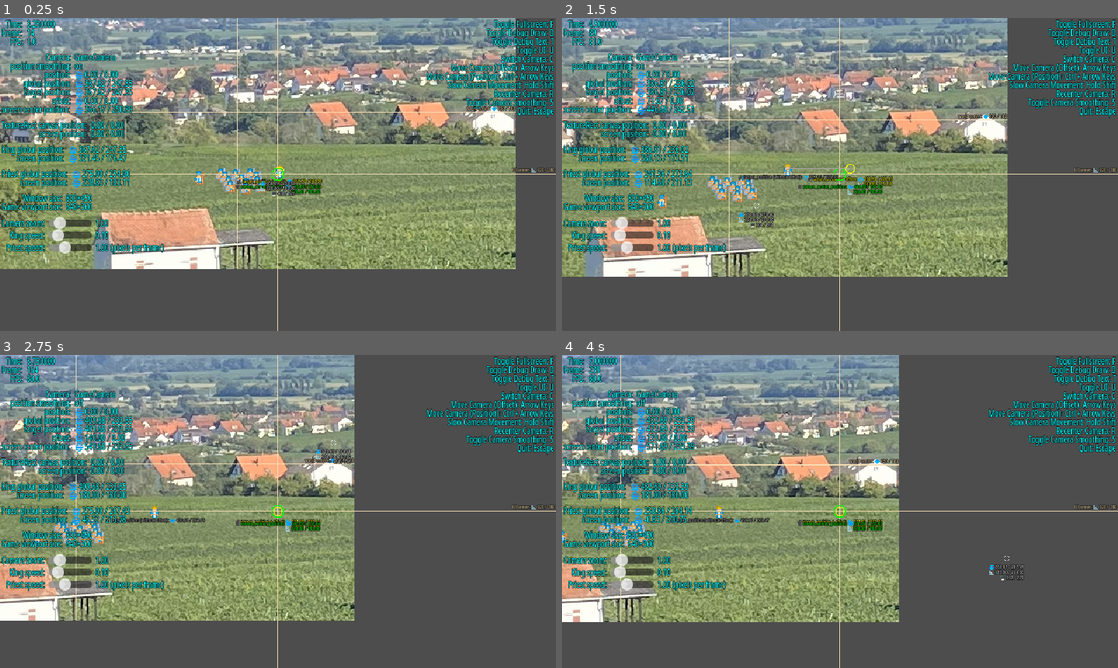
Above: before the commit, frames 1-4 (two rows, left to right).
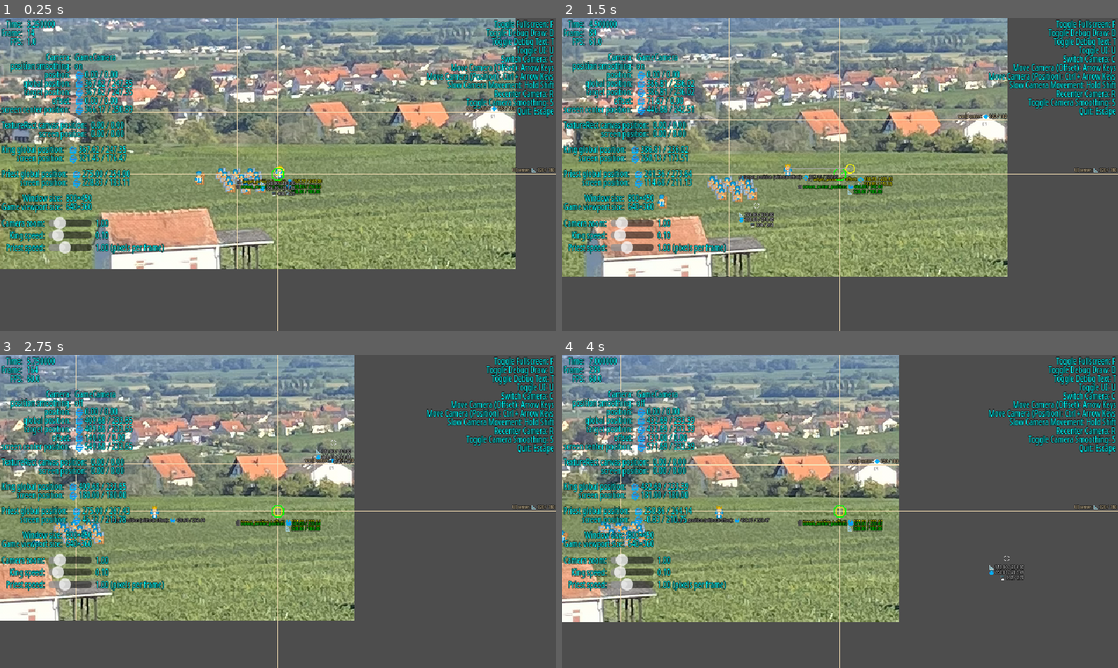
Above: after the commit, the same moments.

Repository: Toxe/godot-pixel-style
Game: Godot game, scene res://scenes/main.tscn
Same seed, same stepped clock (60 frames per second), same inputs: the game is played once before the commit and once after it.
Inputs (mouse positions are in pixels of both pictures, inside the frame that each line leads up to):
- Up to frame 1 (0.25 s): no input
- Up to frame 2 (1.5 s): tap Enter at 0.5 s; move the mouse to (962, 158) at 0.52 s; hold Right (ui_right) 0.53-1.25 s; hold R (recenter_camera) 0.53-1.25 s; click (962, 158) at 0.67 s; drag from (728, 190) to (812, 237) at 1.27 s
- Up to frame 3 (2.75 s): move the mouse to (333, 442) at 2.02 s; hold Right (ui_right) from 2.03 s (still down); hold S (toggle_camera_smoothing) from 2.03 s (still down); click (333, 442) at 2.17 s
- Up to frame 4 (4 s): release Right (ui_right) at 2.75 s; release S (toggle_camera_smoothing) at 2.75 s; drag from (812, 574) to (673, 464) at 2.77 s; move the mouse to (1006, 558) at 3.52 s; hold Left (ui_left) from 3.53 s (still down); hold Shift from 3.53 s (still down); click (1006, 558) at 3.67 s

The runs differ from the first frame. In frame 1, less than 0.1% of the frame differs, in the area x 46-54%, y 52-56%; in frame 2, less than 0.1%; in frame 3, less than 0.1%; in frame 4, less than 0.1%, in the area x 76-84%, y 66-71%.

Commit message:
Can run UI scene individually

Diff:
--- a/PixelStyle/scenes/ui.gd
+++ b/PixelStyle/scenes/ui.gd
@@ -19,30 +19,34 @@
 
 
 func _process(_delta: float) -> void:
-    var current_camera := camera_manager.current_camera
+    frame_label.text = "%0.6f\n%d\n%0.1f" % [Time.get_ticks_usec() / 1_000_000.0, Engine.get_process_frames(), Performance.get_monitor(Performance.TIME_FPS)]
 
-    frame_label.text = "%0.6f\n%d\n%0.1f" % [Time.get_ticks_usec() / 1_000_000.0, Engine.get_process_frames(), Performance.get_monitor(Performance.TIME_FPS)]
-    camera_label.text = "%s\n%s\n%s\n%s\n%s\n%s\n%s" % [
-        current_camera.name,
-        "on" if current_camera.position_smoothing_enabled else "off",
-        Format.format_position(current_camera.position, camera_manager.get_current_camera_coords_type()),
-        Format.format_position(current_camera.global_position, camera_manager.get_current_camera_coords_type()),
-        Format.format_position(current_camera.get_target_position(), camera_manager.get_current_camera_coords_type()),
-        Format.format_position(current_camera.offset, camera_manager.get_current_camera_coords_type()),
-        Format.format_position(current_camera.get_screen_center_position(), camera_manager.get_current_camera_coords_type()),
-    ]
+    if camera_manager && camera_manager.current_camera:
+        camera_label.text = "%s\n%s\n%s\n%s\n%s\n%s\n%s" % [
+            camera_manager.current_camera.name,
+            "on" if camera_manager.current_camera.position_smoothing_enabled else "off",
+            Format.format_position(camera_manager.current_camera.position, camera_manager.get_current_camera_coords_type()),
+            Format.format_position(camera_manager.current_camera.global_position, camera_manager.get_current_camera_coords_type()),
+            Format.format_position(camera_manager.current_camera.get_target_position(), camera_manager.get_current_camera_coords_type()),
+            Format.format_position(camera_manager.current_camera.offset, camera_manager.get_current_camera_coords_type()),
+            Format.format_position(camera_manager.current_camera.get_screen_center_position(), camera_manager.get_current_camera_coords_type()),
+        ]
 
-    texture_rect_label.text = "%s\n%s" % [Format.format_position(texture_rect.get_canvas_transform().origin), Format.format_position(texture_rect.get_screen_transform().origin)]
-    king_label.text = "%s\n%s" % [Format.format_position(game.king.global_position, CameraManager.CoordsType.World), Format.format_position(game.king.get_screen_transform().origin, CameraManager.CoordsType.World)]
-    priest_label.text = "%s\n%s" % [Format.format_position(game.priest.global_position, CameraManager.CoordsType.World), Format.format_position(game.priest.get_screen_transform().origin, CameraManager.CoordsType.World)]
-    window_size_label.text = "%s\n%s" % [Format.format_size(get_window().size), Format.format_size((game.get_viewport() as SubViewport).size)]
+        camera_zoom_slider.value = camera_manager.current_camera.zoom.x
+        camera_zoom_label.text = "%.2f" % camera_manager.current_camera.zoom.x
 
-    camera_zoom_slider.value = current_camera.zoom.x
-    camera_zoom_label.text = "%.2f" % current_camera.zoom.x
-    king_speed_slider.value = game.king_speed
-    king_speed_label.text = "%.2f" % game.king_speed
-    priest_speed_slider.value = game.priest_speed
-    priest_speed_label.text = "%.2f (pixels per frame)" % game.priest_speed
+    if texture_rect:
+        texture_rect_label.text = "%s\n%s" % [Format.format_position(texture_rect.get_canvas_transform().origin), Format.format_position(texture_rect.get_screen_transform().origin)]
+
+    if game:
+        king_label.text = "%s\n%s" % [Format.format_position(game.king.global_position, CameraManager.CoordsType.World), Format.format_position(game.king.get_screen_transform().origin, CameraManager.CoordsType.World)]
+        priest_label.text = "%s\n%s" % [Format.format_position(game.priest.global_position, CameraManager.CoordsType.World), Format.format_position(game.priest.get_screen_transform().origin, CameraManager.CoordsType.World)]
+        window_size_label.text = "%s\n%s" % [Format.format_size(get_window().size), Format.format_size((game.get_viewport() as SubViewport).size)]
+
+        king_speed_slider.value = game.king_speed
+        king_speed_label.text = "%.2f" % game.king_speed
+        priest_speed_slider.value = game.priest_speed
+        priest_speed_label.text = "%.2f (pixels per frame)" % game.priest_speed
 
     queue_redraw()
 
@@ -55,51 +59,51 @@
     DebugDraw.draw_axes(self, size / 2.0, "UI center: %s" % [Format.format_position(size / 2.0, CameraManager.CoordsType.UI, true)], Color.WHEAT, Color.BLACK)
 
     # camera
-    var camera_position := camera_manager.current_camera.position
-    var camera_offset := camera_manager.current_camera.offset
-    var camera_target_position := camera_manager.current_camera.get_target_position()
-    var camera_target_position_plus_offset := camera_target_position + camera_offset
-    var camera_screen_center_position := camera_manager.current_camera.get_screen_center_position()
-    var camera_coords_type := camera_manager.get_current_camera_coords_type()
+    if camera_manager && camera_manager.current_camera:
+        var camera_position := camera_manager.current_camera.position
+        var camera_offset := camera_manager.current_camera.offset
+        var camera_target_position := camera_manager.current_camera.get_target_position()
+        var camera_target_position_plus_offset := camera_target_position + camera_offset
+        var camera_screen_center_position := camera_manager.current_camera.get_screen_center_position()
+        var camera_coords_type := camera_manager.get_current_camera_coords_type()
 
-    assert(camera_coords_type in [CameraManager.CoordsType.World, CameraManager.CoordsType.UI])
+        assert(camera_coords_type in [CameraManager.CoordsType.World, CameraManager.CoordsType.UI])
 
-    var ui_coords_camera_target_position_plus_offset := transform_to_ui_coords(camera_coords_type, camera_target_position_plus_offset)
-    var ui_coords_camera_screen_center_position := transform_to_ui_coords(camera_coords_type, camera_screen_center_position)
-    var world_coords_camera_target_position_plus_offset := transform_to_world_coords(camera_coords_type, camera_target_position_plus_offset)
-    var world_coords_camera_screen_center_position := transform_to_world_coords(camera_coords_type, camera_screen_center_position)
+        var ui_coords_camera_target_position_plus_offset := transform_to_ui_coords(camera_coords_type, camera_target_position_plus_offset)
+        var ui_coords_camera_screen_center_position := transform_to_ui_coords(camera_coords_type, camera_screen_center_position)
+        var world_coords_camera_target_position_plus_offset := transform_to_world_coords(camera_coords_type, camera_target_position_plus_offset)
+        var world_coords_camera_screen_center_position := transform_to_world_coords(camera_coords_type, camera_screen_center_position)
 
-    draw_dashed_line(ui_coords_camera_target_position_plus_offset, ui_coords_camera_screen_center_position, Color.GREEN, 0.5, 1, false)
-    DebugDraw.draw_labeled_circle(self, ui_coords_camera_target_position_plus_offset, 5, Color.YELLOW, Color.BLACK, 1, [
-        "🎥 target_position + offset: %s" % [Format.format_position(world_coords_camera_target_position_plus_offset, CameraManager.CoordsType.World)],
-        "%s" % [Format.format_position(ui_coords_camera_target_position_plus_offset, CameraManager.CoordsType.UI)],
-    ])
-    DebugDraw.draw_labeled_circle(self, ui_coords_camera_screen_center_position, 7, Color.GREEN, Color.BLACK, 1, [
-        "🎥 screen_center_position: %s" % [Format.format_position(world_coords_camera_screen_center_position, CameraManager.CoordsType.World)],
-        "%s" % [Format.format_position(ui_coords_camera_screen_center_position, CameraManager.CoordsType.UI)],
-    ])
+        draw_dashed_line(ui_coords_camera_target_position_plus_offset, ui_coords_camera_screen_center_position, Color.GREEN, 0.5, 1, false)
+        DebugDraw.draw_labeled_circle(self, ui_coords_camera_target_position_plus_offset, 5, Color.YELLOW, Color.BLACK, 1, [
+            "🎥 target_position + offset: %s" % [Format.format_position(world_coords_camera_target_position_plus_offset, CameraManager.CoordsType.World)],
+            "%s" % [Format.format_position(ui_coords_camera_target_position_plus_offset, CameraManager.CoordsType.UI)],
+        ])
+        DebugDraw.draw_labeled_circle(self, ui_coords_camera_screen_center_position, 7, Color.GREEN, Color.BLACK, 1, [
+            "🎥 screen_center_position: %s" % [Format.format_position(world_coords_camera_screen_center_position, CameraManager.CoordsType.World)],
+            "%s" % [Format.format_position(ui_coords_camera_screen_center_position, CameraManager.CoordsType.UI)],
+        ])
 
-    if !camera_position.is_zero_approx():
-        var ui_coords_from := transform_to_ui_coords(camera_coords_type, camera_target_position - camera_position)
-        var ui_coords_to := transform_to_ui_coords(camera_coords_type, camera_target_position)
-        draw_line(ui_coords_from, ui_coords_to, Color.DARK_GRAY, 0.5)
-        DebugDraw.draw_labeled_circle(self, ui_coords_from, 3, Color.DARK_GRAY, Color.BLACK, 0.5, ["🎥 position: %s" % [Format.format_position(camera_position, camera_coords_type)]])
+        if !camera_position.is_zero_approx():
+            var ui_coords_from := transform_to_ui_coords(camera_coords_type, camera_target_position - camera_position)
+            var ui_coords_to := transform_to_ui_coords(camera_coords_type, camera_target_position)
+            draw_line(ui_coords_from, ui_coords_to, Color.DARK_GRAY, 0.5)
+            DebugDraw.draw_labeled_circle(self, ui_coords_from, 3, Color.DARK_GRAY, Color.BLACK, 0.5, ["🎥 position: %s" % [Format.format_position(camera_position, camera_coords_type)]])
 
-    if !camera_offset.is_zero_approx():
-        var ui_coords_from := transform_to_ui_coords(camera_coords_type, camera_target_position)
-        var ui_coords_to := transform_to_ui_coords(camera_coords_type, camera_target_position_plus_offset)
-        draw_line(ui_coords_from, ui_coords_to, Color.DARK_GRAY, 0.5)
-        DebugDraw.draw_labeled_circle(self, ui_coords_from, 3, Color.DARK_GRAY, Color.BLACK, 0.5, ["🎥 target_position (without offset): %s" % [Format.format_position(camera_target_position, camera_coords_type)]])
+        if !camera_offset.is_zero_approx():
+            var ui_coords_from := transform_to_ui_coords(camera_coords_type, camera_target_position)
+            var ui_coords_to := transform_to_ui_coords(camera_coords_type, camera_target_position_plus_offset)
+            draw_line(ui_coords_from, ui_coords_to, Color.DARK_GRAY, 0.5)
+            DebugDraw.draw_labeled_circle(self, ui_coords_from, 3, Color.DARK_GRAY, Color.BLACK, 0.5, ["🎥 target_position (without offset): %s" % [Format.format_position(camera_target_position, camera_coords_type)]])
 
     # mouse
     var mouse_coords := get_local_mouse_position()
-    var world_coords := transform_to_world_coords(CameraManager.CoordsType.UI, mouse_coords)
     var screen_coords := transform_ui_to_screen_coords(mouse_coords)
-    var lines: Array[String] = [
-        Format.format_position(world_coords, CameraManager.CoordsType.World),
-        Format.format_position(mouse_coords, CameraManager.CoordsType.UI),
-        Format.format_position(screen_coords, CameraManager.CoordsType.Screen, true),
-    ]
+    var lines: Array[String]
+    lines.append(Format.format_position(mouse_coords, CameraManager.CoordsType.UI))
+    if texture_rect && game:
+        lines.append(Format.format_position(transform_to_world_coords(CameraManager.CoordsType.UI, mouse_coords), CameraManager.CoordsType.World))
+    lines.append(Format.format_position(screen_coords, CameraManager.CoordsType.Screen, true))
     DebugDraw.draw_labeled_circle(self, mouse_coords, 3, Color.LIGHT_GRAY, Color.BLACK, 0.25, lines)
 
 
